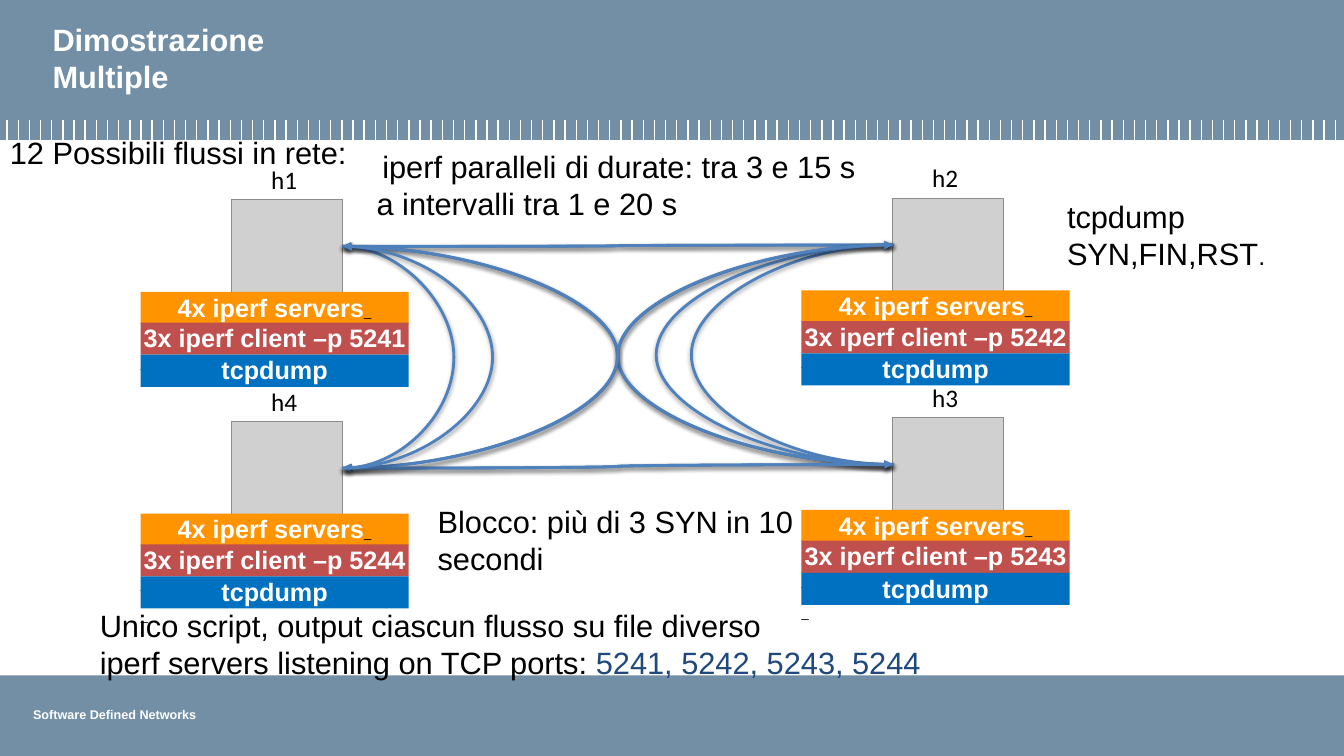
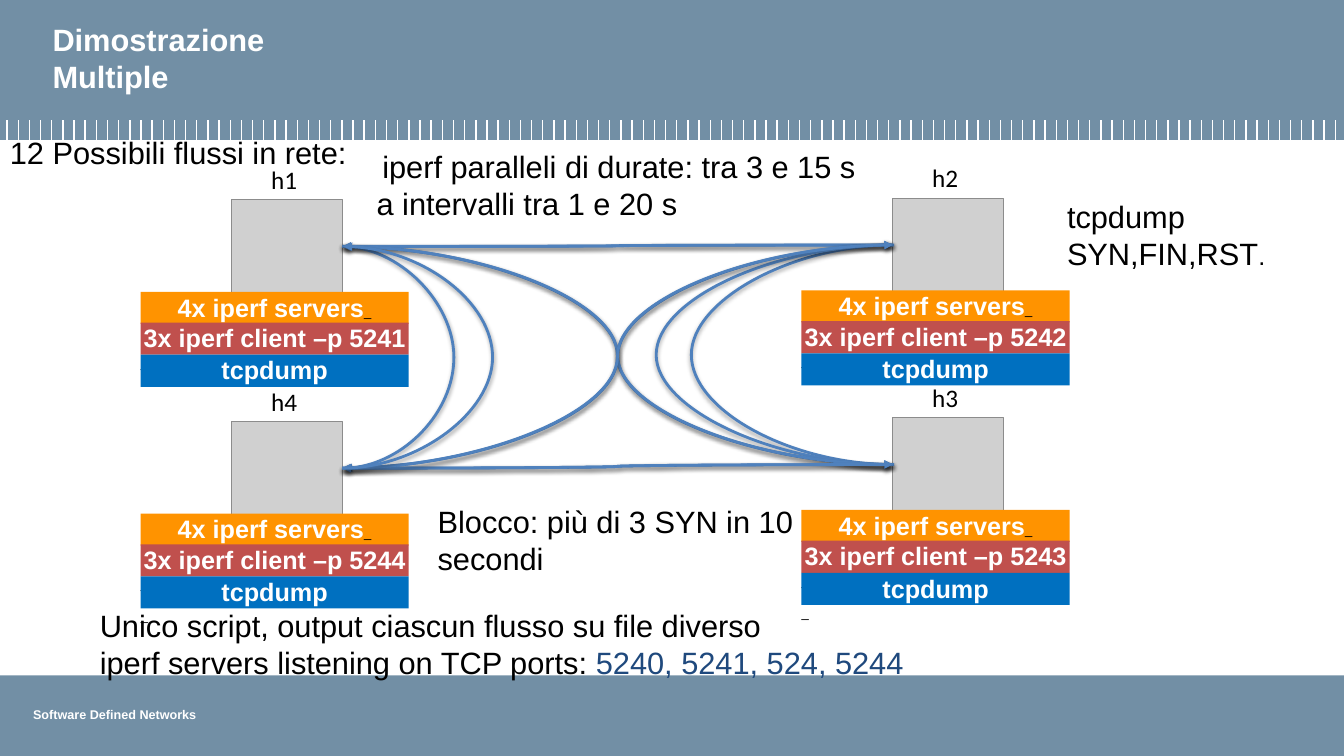
Before and after one commit to pierluigigrossi/progetto-SDN, a slide deck: slide 14 of finale8.pptx. Drawn at 1344x756 pixels with LibreOffice and Linux fonts; fonts in the diff are those of the drawing; grey boxes stand for pictures; background and template pictures are left out. Boxes give left, top, right and bottom in pixels: in the first picture for what was removed or moved away, otherwise in the second. Text is boxed around its words. In the diff, an @@ line names an element or a change of style, - is before the commit and + after.

```diff
--- a/finale8.pptx
+++ b/finale8.pptx
@@ text at [100, 651, 903, 680]: text changed @@
-iperf servers listening on TCP ports: 5241, 5242, 5243, 5244
+iperf servers listening on TCP ports: 5240, 5241, 524, 5244
```
Also in this commit, not shown: 1 other slide changed, 4 other files.
